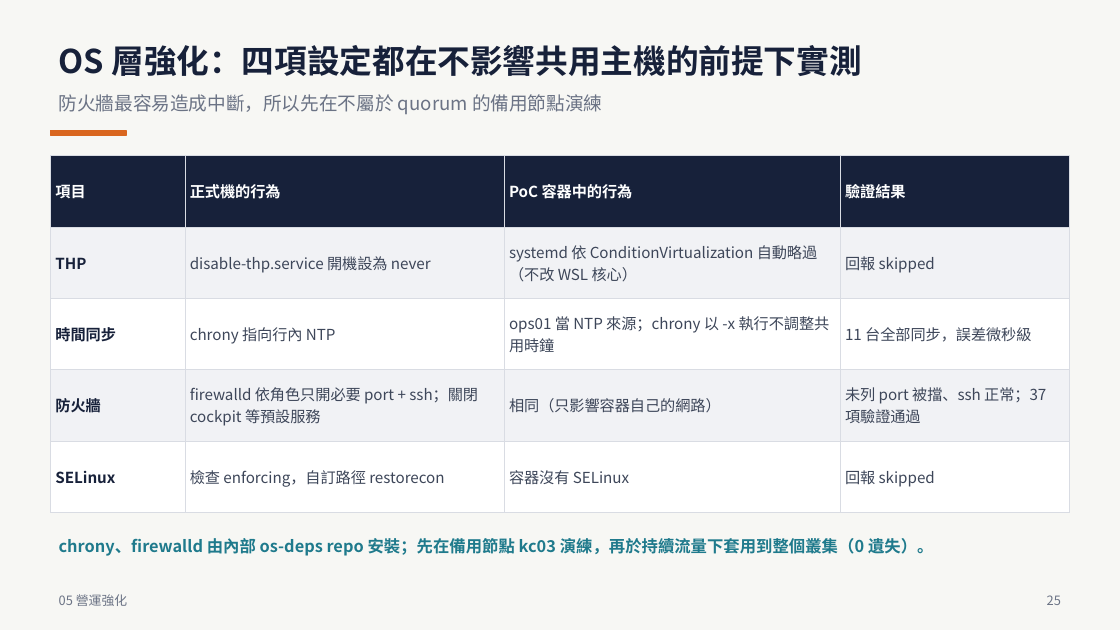
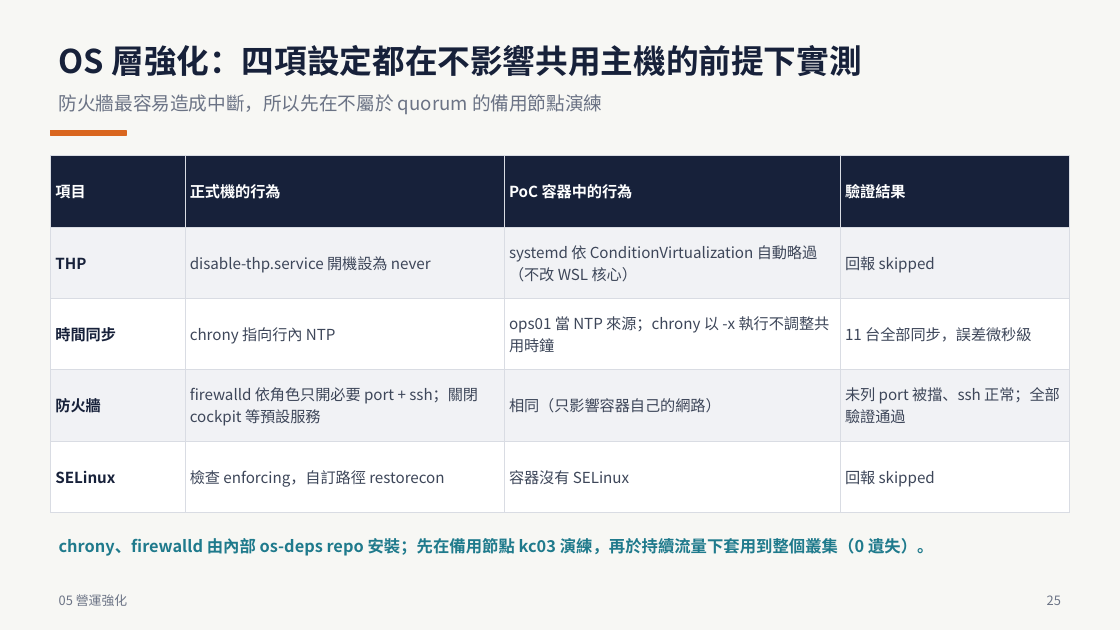
Before and after one commit to zxc81906119/kafka_install_ops, a slide deck: slide 25 of docs/Confluent-離線安裝PoC-全流程.pptx. Drawn at 1120x630 pixels with LibreOffice and Linux fonts; fonts in the diff are those of the drawing. Boxes give left, top, right and bottom in pixels: in the first picture for what was removed or moved away, otherwise in the second. Text is boxed around its words. In the diff, an @@ line names an element or a change of style, - is before the commit and + after.

```diff
--- a/docs/Confluent-離線安裝PoC-全流程.pptx
+++ b/docs/Confluent-離線安裝PoC-全流程.pptx
@@ table at bbox=[50, 155, 1070, 491] @@
-row 4, column 4: 未列 port 被擋、ssh 正常；37 項驗證通過
+row 4, column 4: 未列 port 被擋、ssh 正常；全部驗證通過
```
Also in this commit, not shown: 14 other slides changed, 4 slides added, 47 other files.
